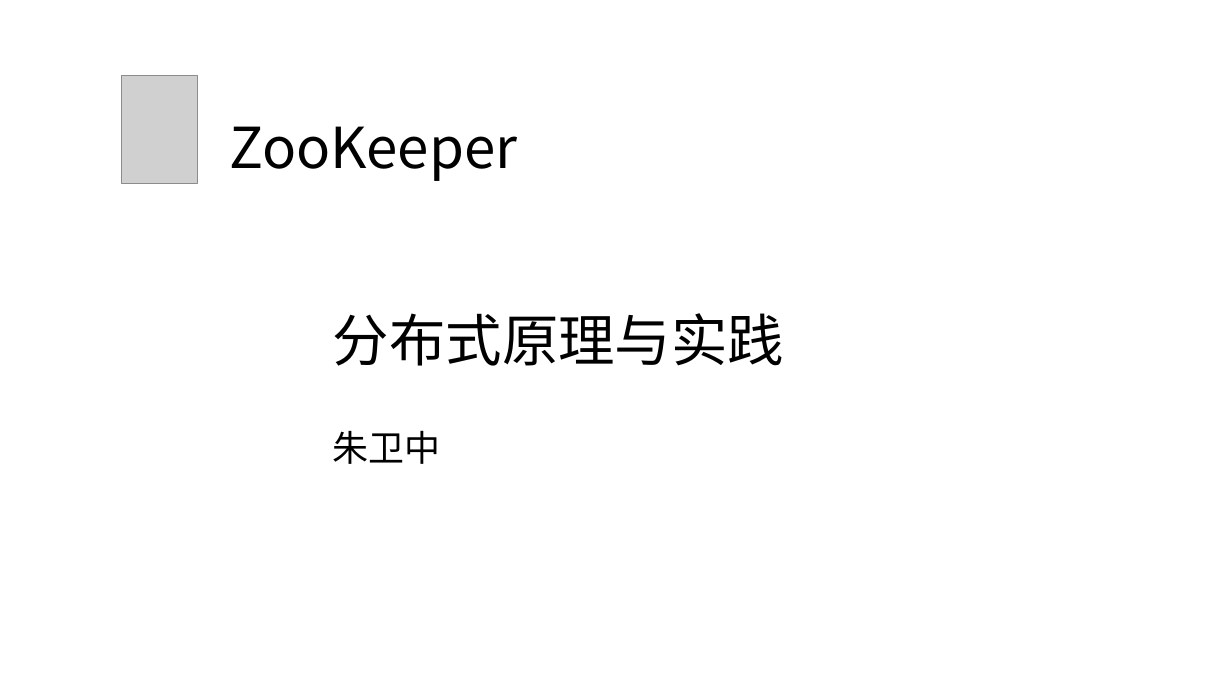
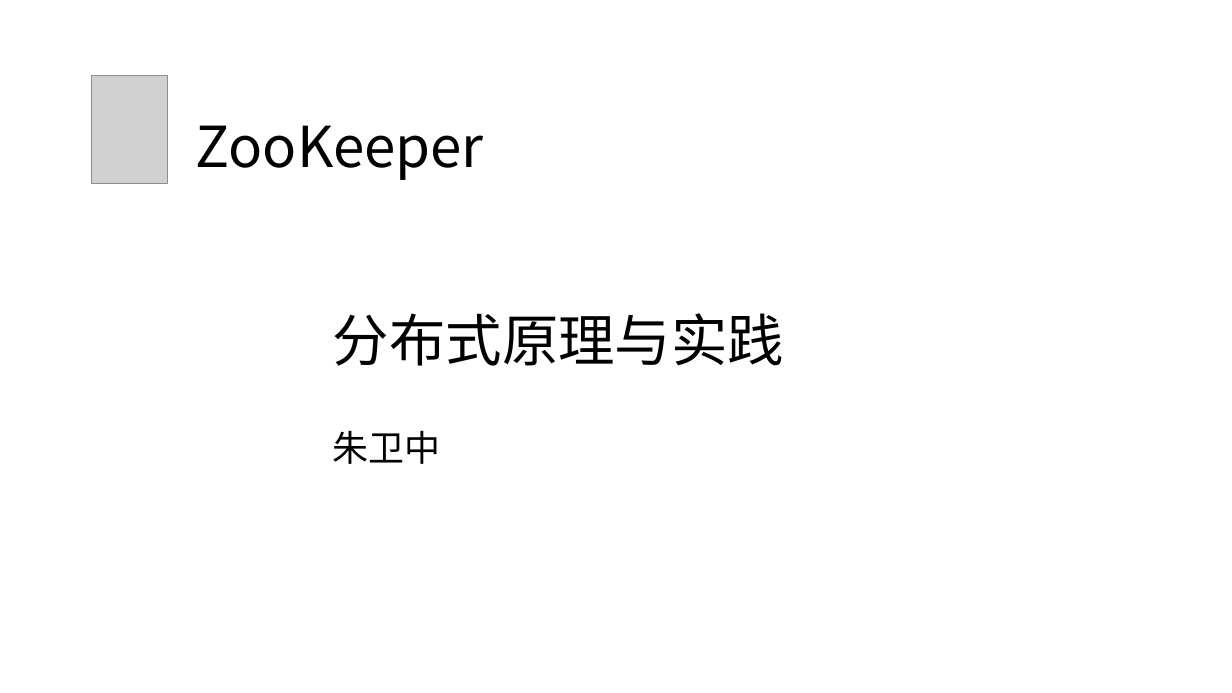
Before and after one commit to zozospider/note, a slide deck: slide 1 of data-system/ZooKeeper_share1_v4.pptx. Drawn at 1232x693 pixels with LibreOffice and Linux fonts; fonts in the diff are those of the drawing; grey boxes stand for pictures. Boxes give left, top, right and bottom in pixels: in the first picture for what was removed or moved away, otherwise in the second. Text is boxed around its words. In the diff, an @@ line names an element or a change of style, - is before the commit and + after.

```diff
--- a/data-system/ZooKeeper_share1_v4.pptx
+++ b/data-system/ZooKeeper_share1_v4.pptx
@@ picture: place and size @@
-picture at <box>121,76,197,184</box>
+picture at <box>91,76,167,184</box>
@@ text "ZooKeeper": place and size @@
-text "ZooKeeper" at <box>229,126,517,181</box>
+text "ZooKeeper" at <box>196,125,484,180</box>
```
Also in this commit, not shown: 4 other slides changed.
